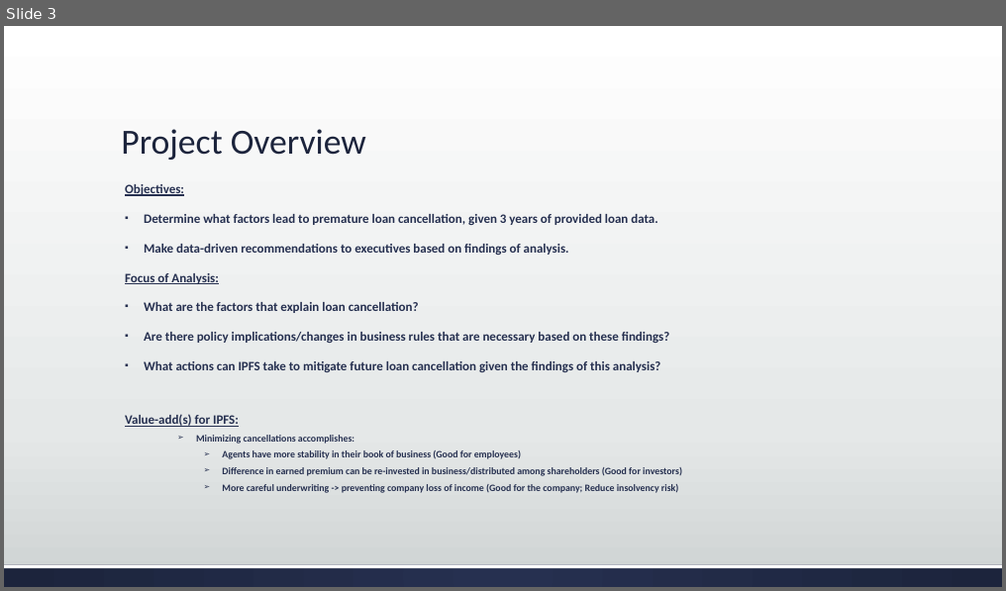
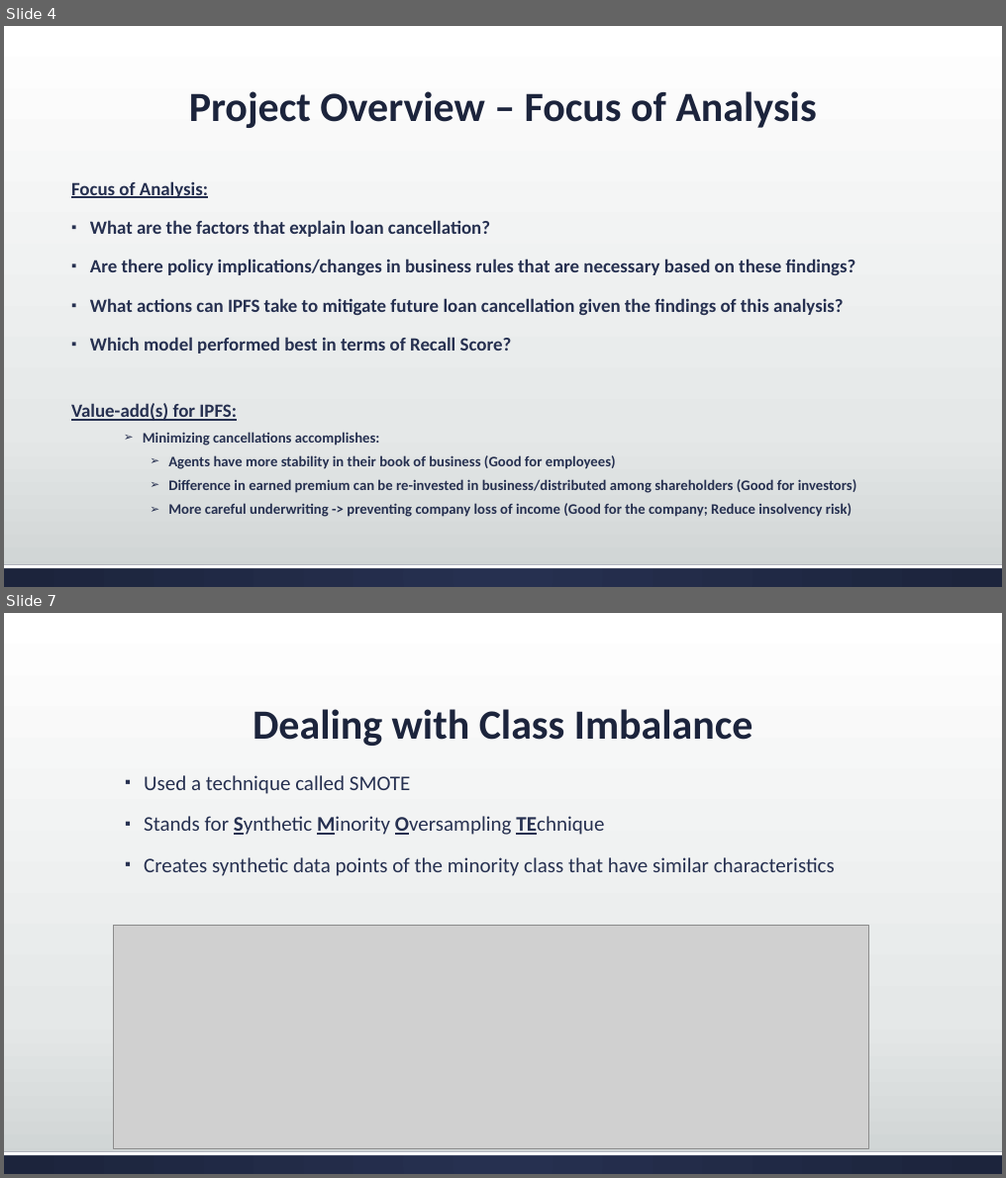
Before and after one commit to ericvan1325/IPFS-Analytics-Competiton, a slide deck: IPFS Analytics.pptx. Shown one above the other, each under a label of ours: slide 3 before the commit, slides 4 and 7 after it; the slides between them are not shown. The pictures are 1006x591 and 1006x1178 pixels, drawn with LibreOffice and Linux fonts; fonts in the diff are those of the drawing; grey boxes stand for pictures. Boxes give left, top, right and bottom in pixels: in the first picture for what was removed or moved away, otherwise in the second. Text is boxed around its words. In the diff, an @@ line names an element or a change of style, - is before the commit and + after.

```diff
--- a/IPFS Analytics.pptx
+++ b/IPFS Analytics.pptx
@@ slide 7 added at box(4, 613, 1002, 1174), background gradient #FFFFFF to #E5E8E8 to #CDD2D2; not listed: 2 template elements that a slide beside it also shows @@
@@ title added at box(252, 709, 753, 746), 40 pt, text #1D243C, bold @@
+Dealing with Class Imbalance
@@ text added at box(144, 775, 835, 876), 20 pt, text #263050 @@
+▪ Used a technique called SMOTE
+▪ Stands for Synthetic Minority Oversampling TEchnique
+▪ Creates synthetic data points of the minority class that have similar characteristics
@@ picture added at box(114, 925, 868, 1150) @@
@@ what was slide 3 is now slide 4 @@
@@ slide 4 changed as well @@
@@ title at box(189, 91, 817, 128): text changed; size 34 to 40 pt; bold on @@
-Project Overview
+Project Overview – Focus of Analysis
@@ text "Focus of Analysis:": place and size @@
-text "Focus of Analysis:" at box(125, 184, 682, 493)
+text "Focus of Analysis:" at box(71, 181, 857, 517)
@@ text at box(71, 181, 857, 517): size 12.3 to 18 pt in "Focus of Analysis:", "What are the factors that explain loan ...", "Are there policy implications/changes in business rules ...", "What actions can IPFS take to mitigate ..." and 1 more places; size 9.4 to 14 pt in "Minimizing cancellations accomplishes:", "Agents have more stability in their book ...", "Difference in earned premium can be re-invested ...", "More careful underwriting -> preventing company loss ..."; line spacing 0.7 to 0.9 @@
@@ text at box(125, 184, 657, 255): paragraphs removed @@
-Objectives:
-▪ Determine what factors lead to premature loan cancellation, given 3 years of provided loan data.
-▪ Make data-driven recommendations to executives based on findings of analysis.
@@ text at box(90, 337, 512, 354): paragraph added @@
+▪ Which model performed best in terms of Recall Score?
```
Also in this commit, not shown: 10 other slides changed, 22 other slides added, 6 slides removed.
